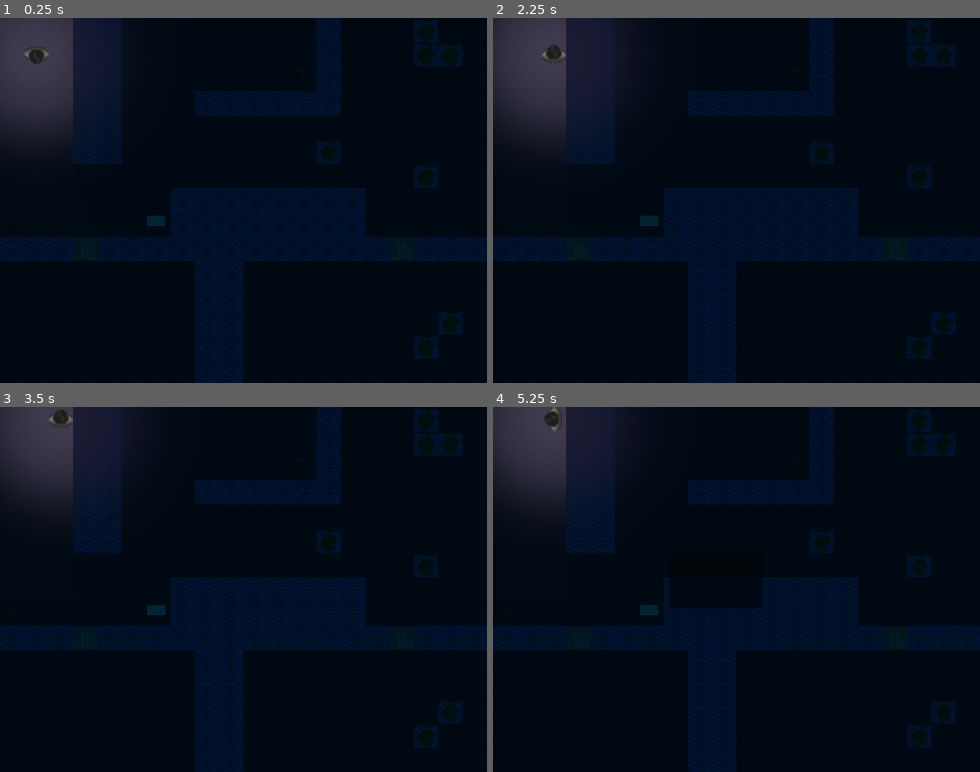
Above: before the commit, frames 1-4 (two rows, left to right).
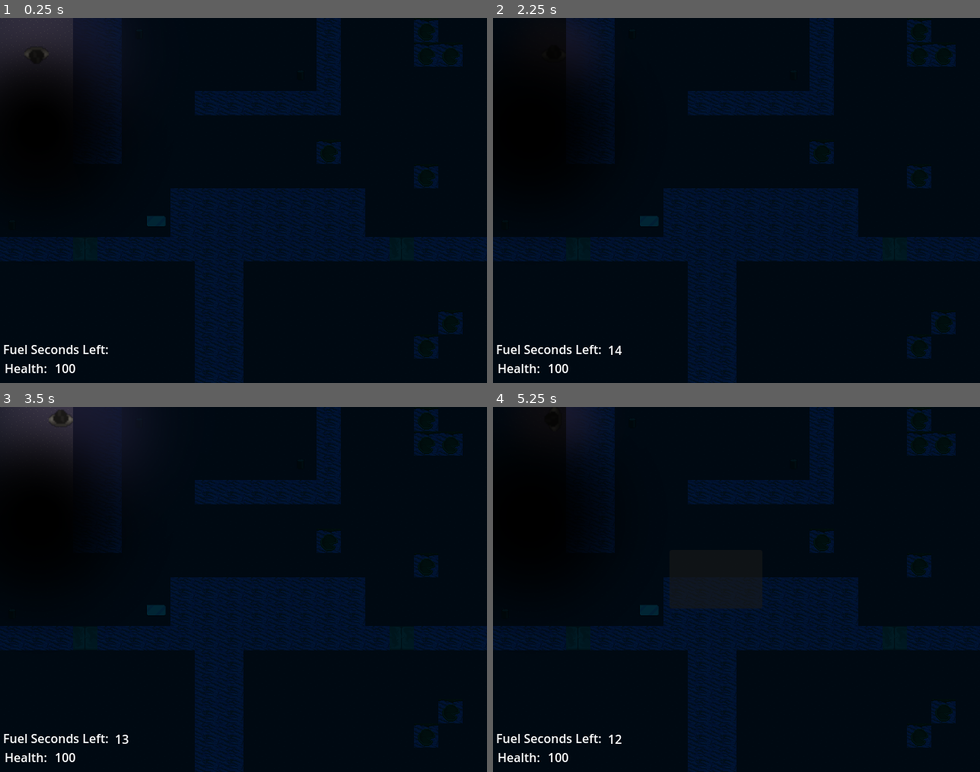
Above: after the commit, the same moments.

Repository: Davidwallacesadler/after_the_end
Game: Godot game, scene res://scenes/main.tscn
Two runs of this game, one before a commit and one after it. Both use one fixed random seed, a clock stepped at 60 frames per second and the inputs below.
Inputs:
- Up to frame 1 (0.25 s): no input
- Up to frame 2 (2.25 s): tap Enter at 0.5 s; hold D (move_right) 0.53-1.28 s; hold L (toggle_lantern, bound only after the commit) 0.53-1.28 s; tap Space (toggle_player_pov) at 1.25, 2.1 s; hold S (move_down) 1.28-2.03 s; tap E (interact) at 1.35 s; tap L (toggle_lantern, bound only after the commit) at 1.55 s; hold D (move_right) from 2.03 s (still down); hold L (toggle_lantern, bound only after the commit) from 2.03 s (still down)
- Up to frame 3 (3.5 s): tap Enter at 2.75 s; release D (move_right) at 2.78 s; release L (toggle_lantern, bound only after the commit) at 2.78 s; hold W (move_up) from 2.78 s (still down); tap L (toggle_lantern, bound only after the commit) at 2.85 s
- Up to frame 4 (5.25 s): tap Space (toggle_player_pov) at 3.5, 5.1 s; release W (move_up) at 3.53 s; hold L (toggle_lantern, bound only after the commit) 3.53-4.28 s; hold A (move_left) 3.53-5.03 s; tap I (open_inventory) at 4.15 s; tap E (interact) at 4.35 s; tap L (toggle_lantern, bound only after the commit) at 4.55 s; tap Enter at 5 s; hold S (move_down) from 5.03 s (still down); hold L (toggle_lantern, bound only after the commit) from 5.03 s (still down)

The runs differ from the first frame. In frame 1, 6.6% of the frame differs, in the area x 0-24%, y 5-98%; in frame 2, 8.0%, in the area x 0-27%, y 0-98%; in frame 3, 5.7%; in frame 4, 6.9%.

Commit message:
Add basic health and damage

Diff:
--- a/project.godot
+++ b/project.godot
@@ -67,6 +67,11 @@
 "events": [Object(InputEventKey,"resource_local_to_scene":false,"resource_name":"","device":-1,"window_id":0,"alt_pressed":false,"shift_pressed":false,"ctrl_pressed":false,"meta_pressed":false,"pressed":false,"keycode":0,"physical_keycode":73,"key_label":0,"unicode":105,"echo":false,"script":null)
 ]
 }
+toggle_lantern={
+"deadzone": 0.5,
+"events": [Object(InputEventKey,"resource_local_to_scene":false,"resource_name":"","device":-1,"window_id":0,"alt_pressed":false,"shift_pressed":false,"ctrl_pressed":false,"meta_pressed":false,"pressed":false,"keycode":0,"physical_keycode":76,"key_label":0,"unicode":108,"echo":false,"script":null)
+]
+}
 
 [layer_names]
 
--- a/scenes/candle.tscn
+++ b/scenes/candle.tscn
@@ -3,16 +3,15 @@
 [ext_resource type="Script" path="res://scripts/candle.gd" id="1_tj8pq"]
 [ext_resource type="Texture2D" uid="uid://dghkg7sukqcxp" path="res://assets/candle.png" id="2_j82nu"]
 [ext_resource type="Texture2D" uid="uid://c21hy6i4ehbx3" path="res://assets/light.png" id="3_3lrgf"]
-[ext_resource type="Texture2D" uid="uid://burovwnoe8g5v" path="res://assets/candle_lit.png" id="3_w0fic"]
 [ext_resource type="AudioStream" uid="uid://diuh5ki1xwsjq" path="res://assets/match_strike.wav" id="5_csdoo"]
 
 [sub_resource type="RectangleShape2D" id="RectangleShape2D_wn4nl"]
 size = Vector2(64, 64)
 
+[sub_resource type="RectangleShape2D" id="RectangleShape2D_hmw5k"]
+
 [node name="Candle" type="Node2D"]
 script = ExtResource("1_tj8pq")
-default_sprite = ExtResource("2_j82nu")
-lit_sprite = ExtResource("3_w0fic")
 
 [node name="CandleSprite" type="Sprite2D" parent="."]
 unique_name_in_owner = true
@@ -27,10 +26,19 @@
 
 [node name="InteractionArea" type="Area2D" parent="."]
 unique_name_in_owner = true
+collision_layer = 2
 
 [node name="InteractionAreaShape" type="CollisionShape2D" parent="InteractionArea"]
 shape = SubResource("RectangleShape2D_wn4nl")
 
+[node name="LightArea" type="Area2D" parent="."]
+unique_name_in_owner = true
+collision_layer = 2
+
+[node name="LightAreaShape" type="CollisionShape2D" parent="LightArea"]
+unique_name_in_owner = true
+shape = SubResource("RectangleShape2D_hmw5k")
+
 [node name="AudioPlayer" type="AudioStreamPlayer2D" parent="."]
 unique_name_in_owner = true
 stream = ExtResource("5_csdoo")
--- /dev/null
+++ b/scenes/darkness.tscn
@@ -0,0 +1,11 @@
+[gd_scene load_steps=2 format=3 uid="uid://cw02chmwrbwnf"]
+
+[ext_resource type="Texture2D" uid="uid://c21hy6i4ehbx3" path="res://assets/light.png" id="1_egpb3"]
+
+[node name="darkness" type="Node2D"]
+
+[node name="PointLight2D" type="PointLight2D" parent="."]
+color = Color(0.968627, 0.92549, 0.862745, 1)
+energy = 0.0
+blend_mode = 2
+texture = ExtResource("1_egpb3")
--- a/scenes/main.tscn
+++ b/scenes/main.tscn
@@ -7,6 +7,7 @@
 [ext_resource type="PackedScene" uid="uid://hglqfqer0bkk" path="res://scenes/top_down_object.tscn" id="5_e55dm"]
 [ext_resource type="Resource" uid="uid://dubdoex3doyrj" path="res://resources/sticky_note.tres" id="6_7k0xp"]
 [ext_resource type="PackedScene" uid="uid://d1ryoa586hivi" path="res://scenes/candle.tscn" id="6_lfklc"]
+[ext_resource type="PackedScene" uid="uid://cw02chmwrbwnf" path="res://scenes/darkness.tscn" id="7_ft1fq"]
 [ext_resource type="PackedScene" uid="uid://ceiv6cygl7xi2" path="res://scenes/inventory.tscn" id="7_xrnbq"]
 
 [sub_resource type="OccluderPolygon2D" id="OccluderPolygon2D_jfq2n"]
@@ -116,13 +117,61 @@
 position = Vector2(395, 75)
 type = 3
 
-[node name="PlayerPov" parent="." instance=ExtResource("4_oo7yf")]
+[node name="darkness" parent="WorldDarkness/World" instance=ExtResource("7_ft1fq")]
+position = Vector2(49, 145)
+
+[node name="MainAudioPlayer" type="AudioStreamPlayer" parent="."]
+unique_name_in_owner = true
+
+[node name="EverythingButWorld" type="CanvasLayer" parent="."]
+unique_name_in_owner = true
+
+[node name="PlayerPov" parent="EverythingButWorld" instance=ExtResource("4_oo7yf")]
 unique_name_in_owner = true
 visible = false
 
-[node name="Inventory" parent="." instance=ExtResource("7_xrnbq")]
+[node name="Inventory" parent="EverythingButWorld" instance=ExtResource("7_xrnbq")]
 unique_name_in_owner = true
 visible = false
 
-[node name="MainAudioPlayer" type="AudioStreamPlayer" parent="."]
+[node name="MainUI" type="Control" parent="EverythingButWorld"]
 unique_name_in_owner = true
+layout_mode = 3
+anchors_preset = 0
+offset_right = 40.0
+offset_bottom = 40.0
+
+[node name="HealthValueLabel" type="Label" parent="EverythingButWorld/MainUI"]
+unique_name_in_owner = true
+layout_mode = 0
+offset_left = 72.0
+offset_top = 449.0
+offset_right = 636.0
+offset_bottom = 475.0
+text = "100"
+
+[node name="HealthLabel" type="Label" parent="EverythingButWorld/MainUI"]
+unique_name_in_owner = true
+layout_mode = 0
+offset_left = 6.0
+offset_top = 449.0
+offset_right = 62.0
+offset_bottom = 475.0
+text = "Health:"
+
+[node name="FuelLabel" type="Label" parent="EverythingButWorld/MainUI"]
+unique_name_in_owner = true
+layout_mode = 0
+offset_left = 4.0
+offset_top = 424.0
+offset_right = 44.0
+offset_bottom = 447.0
+text = "Fuel Seconds Left:"
+
+[node name="FuelValueLabel" type="Label" parent="EverythingButWorld/MainUI"]
+unique_name_in_owner = true
+layout_mode = 0
+offset_left = 151.0
+offset_top = 425.0
+offset_right = 639.0
+offset_bottom = 448.0
--- a/scenes/player.tscn
+++ b/scenes/player.tscn
@@ -13,6 +13,7 @@
 metadata/_edit_group_ = true
 
 [node name="LanternLight" type="PointLight2D" parent="."]
+unique_name_in_owner = true
 color = Color(0.968627, 0.92549, 0.862745, 1)
 blend_mode = 2
 shadow_enabled = true
@@ -37,3 +38,11 @@
 unique_name_in_owner = true
 target_position = Vector2(0, 32)
 collision_mask = 2
+
+[node name="HealthChangeTimer" type="Timer" parent="."]
+unique_name_in_owner = true
+autostart = true
+
+[node name="LanternUsageTimer" type="Timer" parent="."]
+unique_name_in_owner = true
+autostart = true
--- a/scripts/candle.gd
+++ b/scripts/candle.gd
@@ -7,14 +7,14 @@
 @export var type: CandleType = CandleType.TEA_LIGHT
 @export var flicker_time_seconds: float = 1
 @export var flicker_energy_drain: float = 0.2
-@export var default_sprite: Texture
-@export var lit_sprite: Texture
 
 # ////////////////////
 # Preloads (Resources)
 # ////////////////////
 var _candle_light_sound = preload("res://assets/match_strike.wav")
 var _candle_extinguish_sound = preload("res://assets/blow_out_candle.wav")
+var _default_sprite = preload("res://assets/candle.png")
+var _lit_sprite = preload("res://assets/candle_lit.png")
 
 # ////////////////////
 # Private Variables
@@ -33,6 +33,8 @@
 	%InteractionArea.area_entered.connect(_on_interaction_area_entered)
 	%InteractionArea.area_exited.connect(_on_interaction_area_exited)
 
+	%LightArea.area_entered.connect(_on_light_area_entered)
+	%LightArea.area_exited.connect(_on_light_area_exited)
 
 
 func _process(_delta):
@@ -45,31 +47,45 @@
 func _setup_for_candle_type() -> void:
 	var light_energy: float
 	var light_texture_scale: float
+	var light_area_shape_size: Vector2
 
 	match type:
 		CandleType.TEA_LIGHT:
 			light_energy = 0.5
 			light_texture_scale = 0.25
+			light_area_shape_size = Vector2(32, 32)
 		CandleType.VOTIVE:
 			light_energy = 0.6
 			light_texture_scale = 0.5
+			light_area_shape_size = Vector2(96, 96)
 		CandleType.TAPER:
 			light_energy = 0.7
 			light_texture_scale = 0.6
+			light_area_shape_size = Vector2(96, 96)
 		CandleType.PILLAR:
 			light_energy = 0.8
 			light_texture_scale = 0.9
+			light_area_shape_size = Vector2(128, 128)
 
 	%CandleLight.energy = light_energy
 	%CandleLight.texture_scale = light_texture_scale
+
+	var new_light_area_shape = RectangleShape2D.new()
+	new_light_area_shape.size = light_area_shape_size
+
+	%LightArea/LightAreaShape.shape = new_light_area_shape
+	_initial_light_energy = light_energy
 
 
 func _update_candle_light_enabled_state() -> void:
 	%CandleLight.enabled = is_lit
 	if is_lit:
-		%CandleSprite.texture = lit_sprite
+		%CandleSprite.texture = _lit_sprite
 	else:
-		%CandleSprite.texture = default_sprite
+		%CandleSprite.texture = _default_sprite
+
+	if is_lit:
+		GameEvents.player_entered_light.emit()
 
 
 
@@ -79,6 +95,15 @@
 
 func _on_interaction_area_exited(_area: Area2D) -> void:
 	_should_light_on_interact = false
+
+
+func _on_light_area_entered(_area: Area2D) -> void:
+	if is_lit:
+		GameEvents.player_entered_light.emit()
+
+
+func _on_light_area_exited(_area: Area2D) -> void:
+	GameEvents.player_entered_dark.emit()
 
 
 func _handle_character_interaction() -> void:
@@ -103,8 +128,8 @@
 			new_light_energy = _initial_light_energy
 
 		var tween: Tween = create_tween()
+		tween.tween_property(%CandleLight, "energy", new_light_energy, flicker_time_seconds)
 		tween.finished.connect(_handle_candle_stop_flicker)
-		tween.tween_property(%CandleLight, "energy", new_light_energy, flicker_time_seconds)
 
 		_is_flickering = true
 
--- a/scripts/game_events.gd
+++ b/scripts/game_events.gd
@@ -7,3 +7,7 @@
 signal player_turned(direction: Vector2)
 signal player_interacted(data: InteractableData)
 signal player_picked_up_object()
+signal player_entered_light()
+signal player_entered_dark()
+signal player_health_changed(value: float)
+signal player_fuel_time_changed(value: int)
--- a/scripts/main.gd
+++ b/scripts/main.gd
@@ -30,6 +30,8 @@
 
 	GameEvents.player_interacted.connect(_on_player_interacted)
 	GameEvents.player_picked_up_object.connect(_on_player_picked_up_object)
+	GameEvents.player_health_changed.connect(_on_player_health_changed)
+	GameEvents.player_fuel_time_changed.connect(_on_player_fuel_time_changed)
 
 
 func _process(delta):
@@ -49,20 +51,11 @@
 func _check_and_handle_open_inventory_pressed() -> void:
 	if Input.is_action_just_pressed("open_inventory"):
 		%Inventory.visible = not %Inventory.visible
-		if %Inventory.visible:
-			%WorldDarkness.color = Color(1, 1, 1, 1)
-		elif not _is_showing_player_pov:
-			%WorldDarkness.color = _darkness_color
 
 
 func _update_scene_visiblities() -> void:
 	%World.visible = not _is_showing_player_pov
 	%PlayerPov.visible = _is_showing_player_pov
-
-	if _is_showing_player_pov:
-		%WorldDarkness.color = Color(1, 1, 1, 1)
-	else:
-		%WorldDarkness.color = _darkness_color
 
 
 func _on_player_interacted(data: InteractableData) -> void:
@@ -76,3 +69,14 @@
 func _on_player_picked_up_object() -> void:
 	_is_showing_player_pov = false
 	_update_scene_visiblities()
+
+
+func _on_player_health_changed(value: float) -> void:
+	var string = "%s"
+	var real_string = string % value
+	%EverythingButWorld/MainUI/HealthValueLabel.text = real_string
+
+func _on_player_fuel_time_changed(value: int) -> void:
+	var string = "%s"
+	var real_string = string % value
+	%EverythingButWorld/MainUI/FuelValueLabel.text = real_string
--- a/scripts/player.gd
+++ b/scripts/player.gd
@@ -16,19 +16,39 @@
 var _can_move_backwards: bool = true
 var _can_rotate: bool = true
 
+var _health: float = 100
+var _is_in_light: bool = false
+var _is_taking_damage: bool = false
+
+var _lantern_seconds_left: int = 15
+var _is_lantern_on: bool = true
+
+var _damage_amount: float:
+	get:
+		if _is_in_light or (_is_lantern_on and _lantern_seconds_left > 0):
+			return -2.5
+		else:
+			return 2.5
+
 # ////////////////////
 # Virtual Functions
 # ////////////////////
 func _ready():
 	GameEvents.player_interacted.connect(_on_player_interacted)
 	GameEvents.player_picked_up_object.connect(_on_player_picked_up_object)
+	GameEvents.player_entered_light.connect(_on_player_entered_light)
+	GameEvents.player_entered_dark.connect(_on_player_entered_dark)
 
+	%HealthChangeTimer.timeout.connect(_handle_player_damage)
+	%LanternUsageTimer.timeout.connect(_handle_lantern_usage_update)
 
 func _unhandled_input(event):
 	if not _is_moving and (event.is_action_pressed("move_up") or event.is_action_pressed("move_down")):
 		_handle_forward_backward_movement(event)
 	if not _is_rotating and (event.is_action_pressed("move_left") or event.is_action_pressed("move_right")):
 		_handle_left_right_turning(event)
+	if event.is_action_pressed("toggle_lantern"):
+		_handle_lantern_toggle()
 
 
 # ////////////////////
@@ -120,3 +140,53 @@
 func _on_player_picked_up_object() -> void:
 	_check_collision_ray_casts()
 	_can_rotate = true
+
+func _on_player_entered_light() -> void:
+	_is_in_light = true
+
+
+func _on_player_entered_dark() -> void:
+	_is_in_light = false
+
+
+func _handle_player_damage() -> void:
+	var new_player_health: float = _health - _damage_amount
+
+	if new_player_health < 0 or new_player_health > 100:
+		return
+
+	_health = new_player_health
+	GameEvents.player_health_changed.emit(_health)
+
+
+func _handle_lantern_usage_update() -> void:
+	if not _is_lantern_on:
+		return
+
+
+	var new_time_left = _lantern_seconds_left - 1
+
+	if new_time_left < 0:
+		return
+
+	_lantern_seconds_left = new_time_left
+	GameEvents.player_fuel_time_changed.emit(_lantern_seconds_left)
+	if _lantern_seconds_left == 0:
+		%LanternLight.energy = 0.25
+		%LanternLight.texture_scale = 0.5
+		_is_lantern_on = false
+		# %LanternLight.energy = 0 # Makes cool black blob
+
+
+func _handle_lantern_toggle() -> void:
+	if not _is_lantern_on and _lantern_seconds_left == 0:
+		return
+
+	_is_lantern_on = not _is_lantern_on
+
+	if _is_lantern_on and _lantern_seconds_left > 0:
+		%LanternLight.energy = 1
+		%LanternLight.texture_scale = 1
+	else:
+		%LanternLight.energy = 0.25
+		%LanternLight.texture_scale = 0.5
Not shown: 1 places in scenes/main.tscn that only renumber resources
